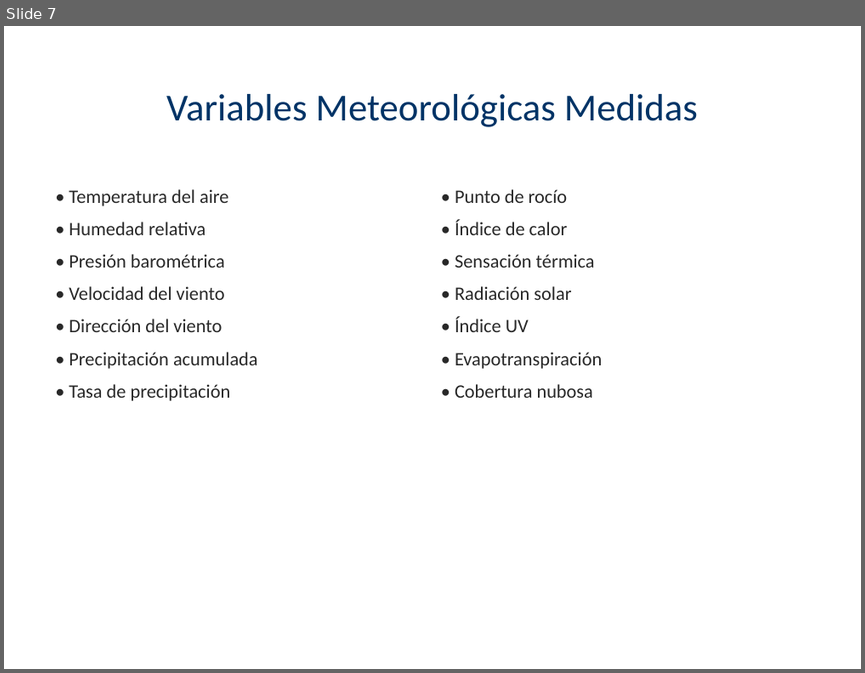
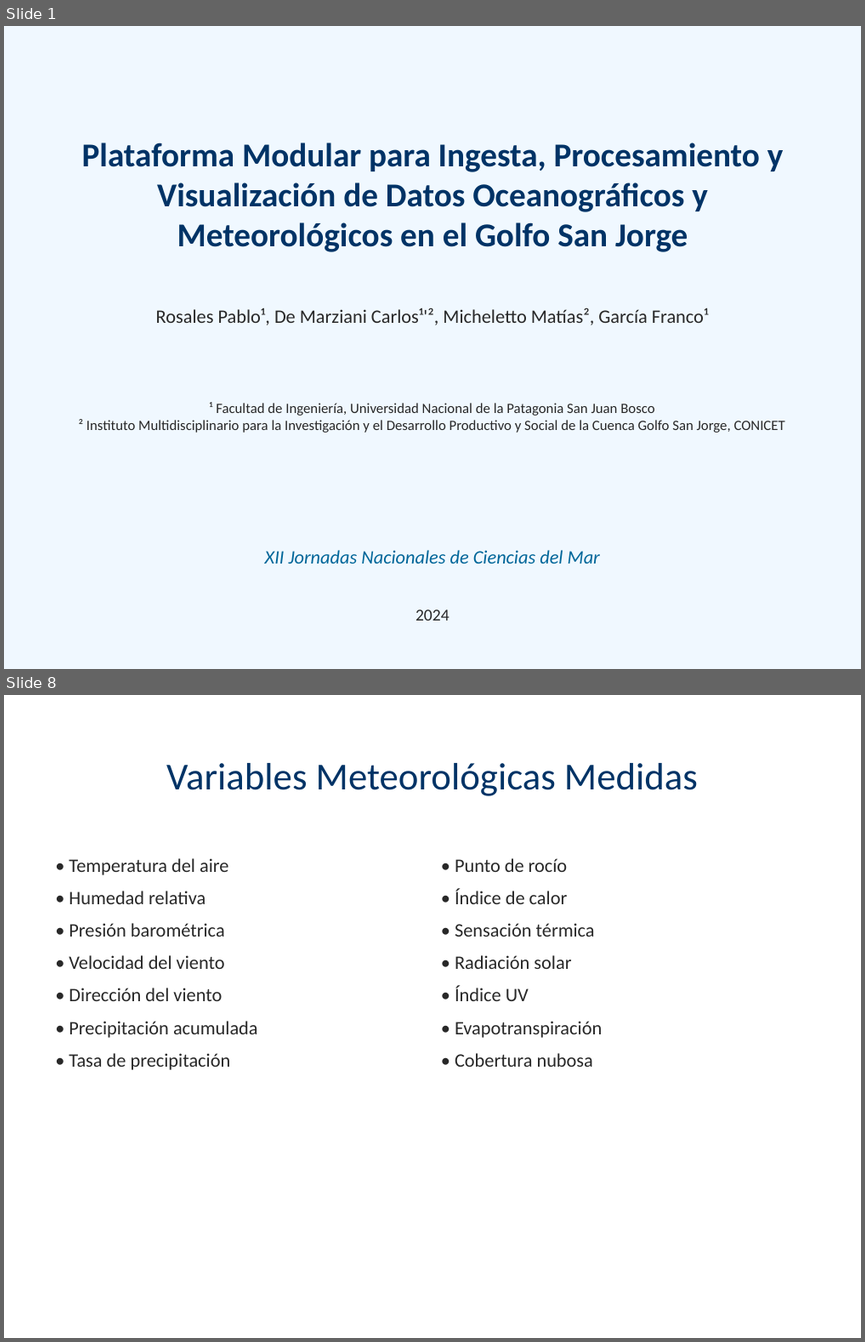
Before and after one commit to pablo27207/services, a slide deck: Presentacion_OOGSJ_XIIJNCM.pptx. Shown one above the other, each under a label of ours: slide 7 before the commit, slides 1 and 8 after it; the slides between them are not shown. The pictures are 865x673 and 865x1342 pixels, drawn with LibreOffice and Linux fonts; fonts in the diff are those of the drawing. Boxes give left, top, right and bottom in pixels: in the first picture for what was removed or moved away, otherwise in the second. Text is boxed around its words. In the diff, an @@ line names an element or a change of style, - is before the commit and + after.

```diff
--- a/Presentacion_OOGSJ_XIIJNCM.pptx
+++ b/Presentacion_OOGSJ_XIIJNCM.pptx
@@ slide 1 added at bbox=[4, 26, 861, 669], background #F0F8FF @@
@@ text added at bbox=[82, 142, 783, 252], 28 pt, text #003366, bold @@
+Plataforma Modular para Ingesta, Procesamiento y Visualización de Datos Oceanográficos y Meteorológicos en el Golfo San Jorge
@@ text added at bbox=[156, 307, 709, 325], 16 pt, text #282828 @@
+Rosales Pablo¹, De Marziani Carlos¹'², Micheletto Matías², García Franco¹
@@ text added at bbox=[79, 402, 785, 432], 12 pt, text #282828 @@
+¹ Facultad de Ingeniería, Universidad Nacional de la Patagonia San Juan Bosco
+² Instituto Multidisciplinario para la Investigación y el Desarrollo Productivo y Social de la Cuenca Golfo San Jorge, CONICET
@@ text added at bbox=[265, 550, 600, 563], 16 pt, text #006699, italic @@
+XII Jornadas Nacionales de Ciencias del Mar
@@ text added at bbox=[415, 609, 449, 620], 14 pt, text #282828 @@
+2024
@@ what was slide 7 is now slide 8 @@
```
Also in this commit, not shown: 12 slides changed, 2 other slides added, 2 slides removed, 1 other file.
